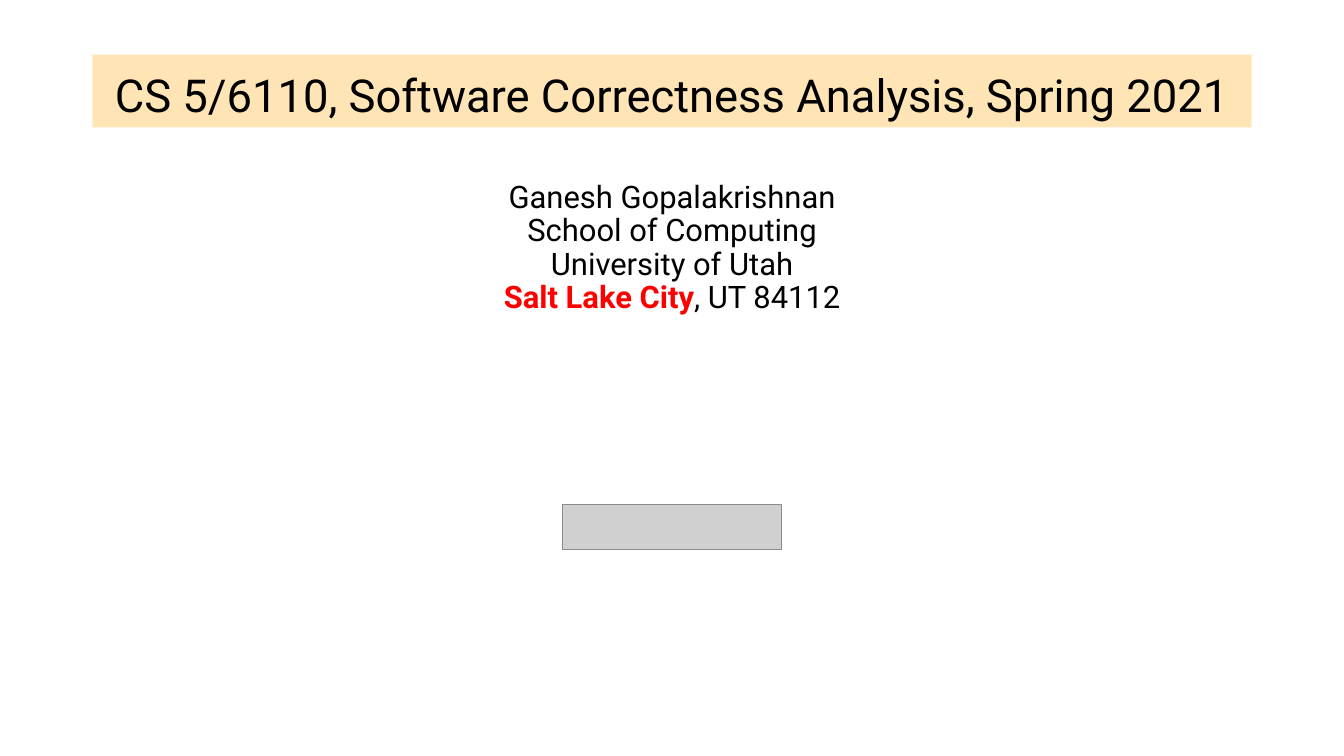
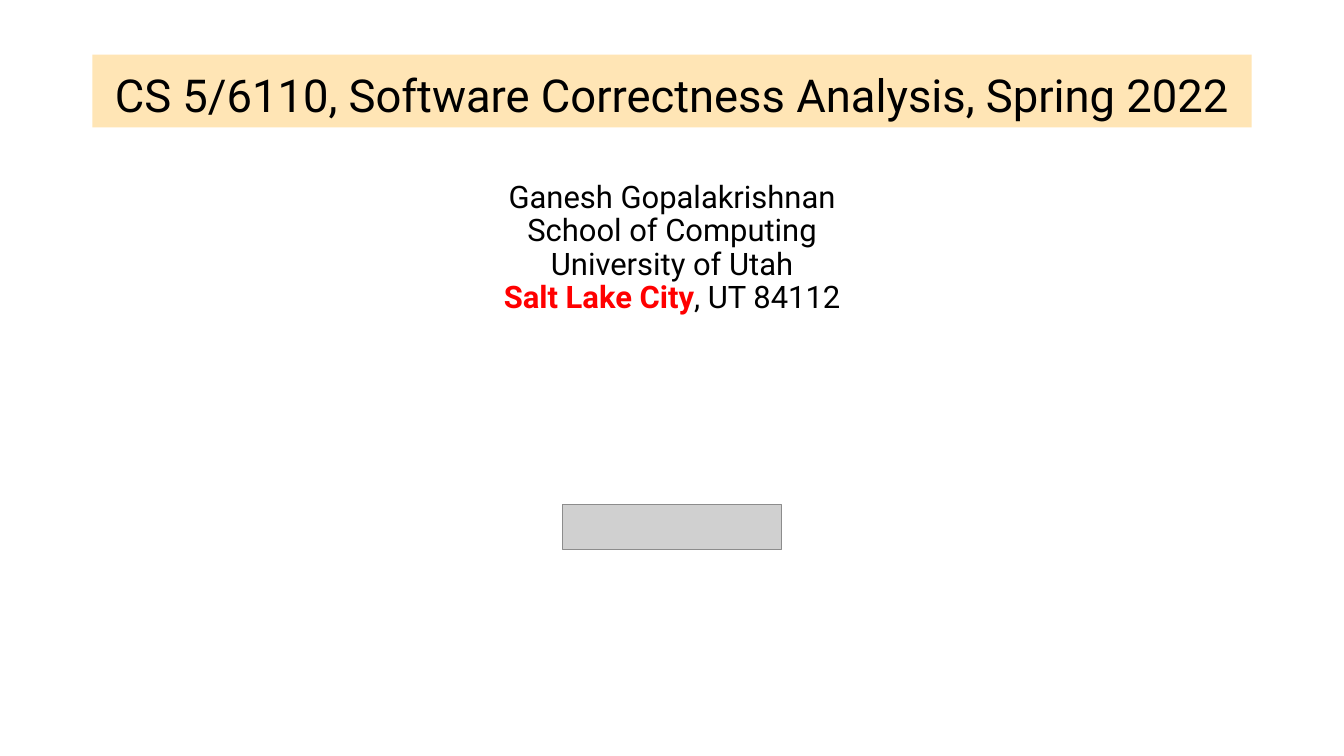
Before and after one commit to ganeshutah/cs6110s22, a slide deck: slide 1 of Lec21/Lec21.pptx. Drawn at 1344x756 pixels with LibreOffice and Linux fonts; fonts in the diff are those of the drawing; grey boxes stand for pictures. Boxes give left, top, right and bottom in pixels: in the first picture for what was removed or moved away, otherwise in the second. Text is boxed around its words. In the diff, an @@ line names an element or a change of style, - is before the commit and + after.

```diff
--- a/Lec21/Lec21.pptx
+++ b/Lec21/Lec21.pptx
@@ title at box(115, 77, 1228, 122): text changed @@
-CS 5/6110, Software Correctness Analysis, Spring 2021
+CS 5/6110, Software Correctness Analysis, Spring 2022
```
Also in this commit, not shown: 17 slides added, 2 slides removed, 1 other file.
